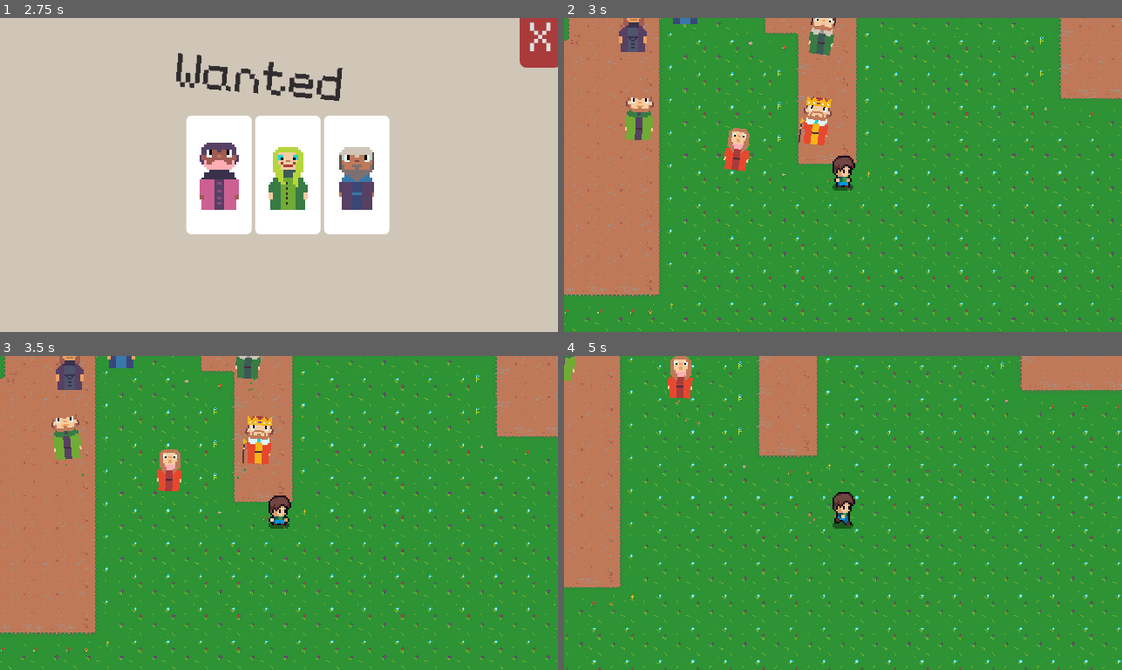
Above: before the commit, frames 1-4 (two rows, left to right).
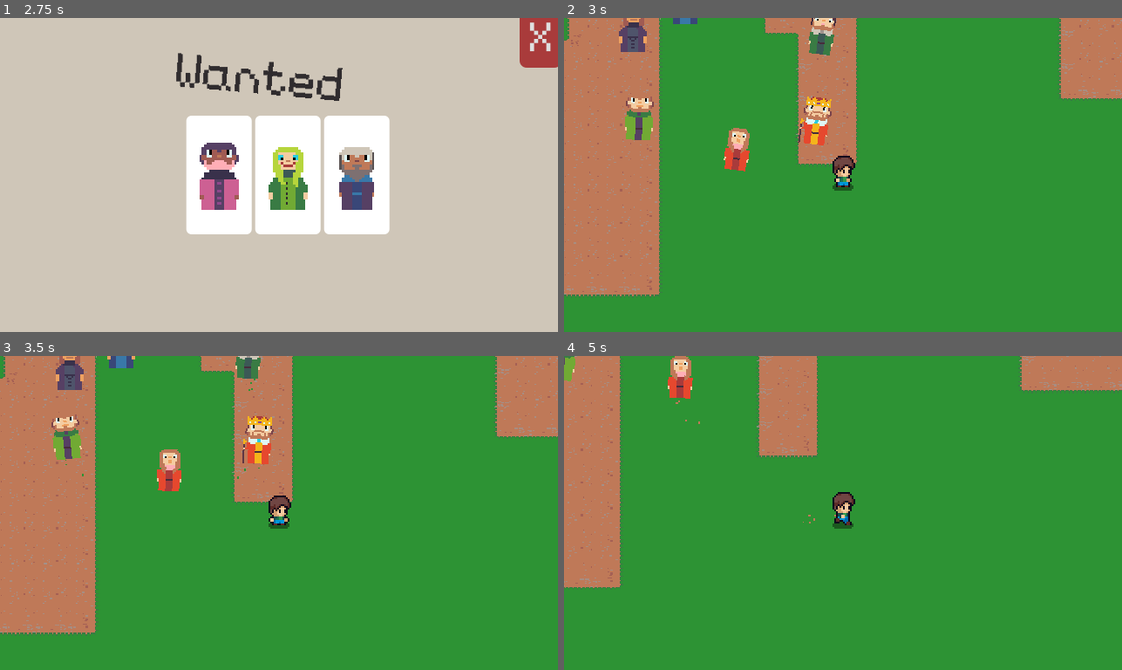
Above: after the commit, the same moments.

Repository: 1ChuckNorris1/BrackeysGameJam2026.2
Game: Godot game, scene res://Scenes/Menu_UI/MainMenu.tscn
Two runs of this game, one before a commit and one after it. Both use one fixed random seed, a clock stepped at 60 frames per second and the inputs below. Sound files missing from this copy of the repository are replaced by a short silence.
Inputs:
- Up to frame 1 (2.75 s): click "Play" at 0.5 s; hold Right (move_right) 1.28-2 s; tap J (attack) at 1.35 s; click "Castle1" at 2 s
- Up to frame 2 (3 s): click "X" at 2.75 s
- Up to frame 3 (3.5 s): no input
- Up to frame 4 (5 s): hold S (move_down) 3.53-4.28 s; tap J (attack) at 3.6, 4.35 s; hold Right (move_right) from 4.28 s (still down)

Frame 1 is identical in both runs. In frame 2, 2.7% of the frame differs, in the area x 0-100%, y 0-100%; in frame 3, 2.7%; in frame 4, 3.2%.

Commit message:
tileset new

Diff:
--- a/brackeys-game-jam-2026.2/Scenes/Menu_UI/LevelMenu.tscn
+++ b/brackeys-game-jam-2026.2/Scenes/Menu_UI/LevelMenu.tscn
@@ -2,6 +2,7 @@
 
 [ext_resource type="Script" uid="uid://ca4lboyrnmbkh" path="res://Scripts/UIScript/button_level_class.gd" id="1_0wxo3"]
 [ext_resource type="Texture2D" uid="uid://fp2oqmc8epfa" path="res://assets/Menu/title_screen.png" id="1_d0kbu"]
+[ext_resource type="Script" uid="uid://ppirirpfnqrd" path="res://Scripts/UIScript/main_menu.gd" id="1_n2k3j"]
 [ext_resource type="Script" uid="uid://6jkakdul7ujh" path="res://Scripts/UIScript/animation_player_ui.gd" id="4_d0kbu"]
 [ext_resource type="Script" uid="uid://40n2at4jig64" path="res://Scripts/UIScript/button_class.gd" id="5_2wdfq"]
 
@@ -324,6 +325,7 @@
 anchor_bottom = 1.0
 grow_horizontal = 2
 grow_vertical = 2
+script = ExtResource("1_n2k3j")
 
 [node name="TextureRect" type="TextureRect" parent="." unique_id=677949422]
 custom_minimum_size = Vector2(0, 453.07)
--- a/brackeys-game-jam-2026.2/Scenes/menu_music.tscn
+++ b/brackeys-game-jam-2026.2/Scenes/menu_music.tscn
@@ -5,3 +5,4 @@
 [node name="MenuMusic" type="AudioStreamPlayer" unique_id=1110401496]
 stream = ExtResource("1_yq8ps")
 autoplay = true
+bus = &"Music"
--- a/brackeys-game-jam-2026.2/Scripts/UIScript/main_menu.gd
+++ b/brackeys-game-jam-2026.2/Scripts/UIScript/main_menu.gd
@@ -1,6 +1,5 @@
 extends Control
 
 func _ready() -> void:
-
 	if MenuMusic.playing == false:
 		MenuMusic.playing = true
Binary file changed: brackeys-game-jam-2026.2/assets/aseprite/TileSet.aseprite
Binary file changed: brackeys-game-jam-2026.2/assets/aseprite/TileSet.png
